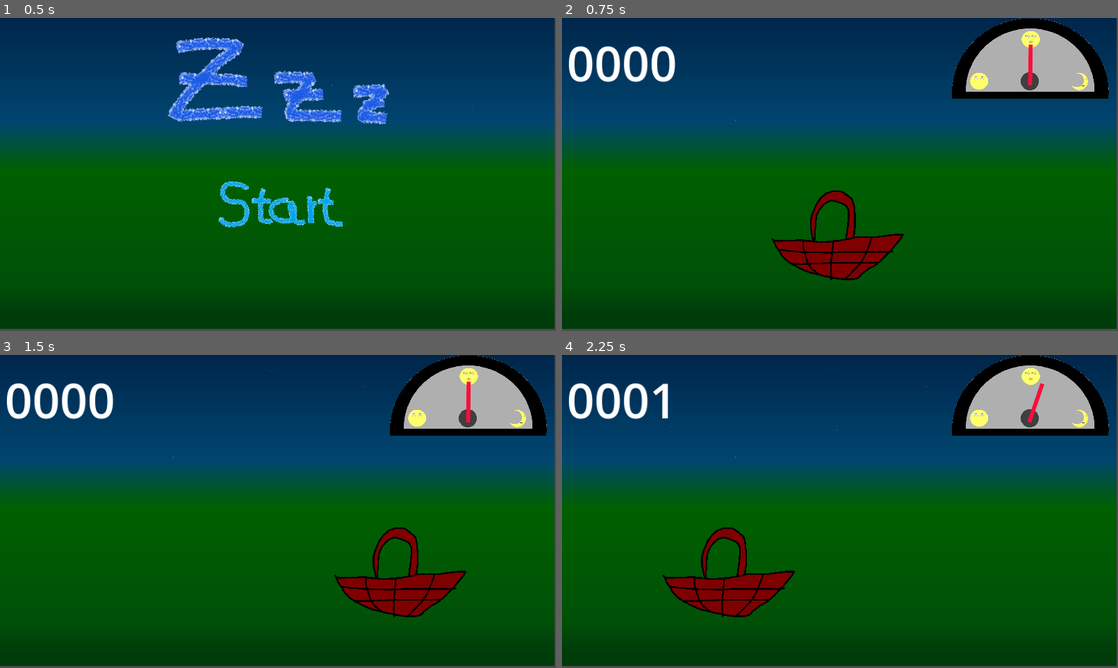
Above: before the commit, frames 1-4 (two rows, left to right).
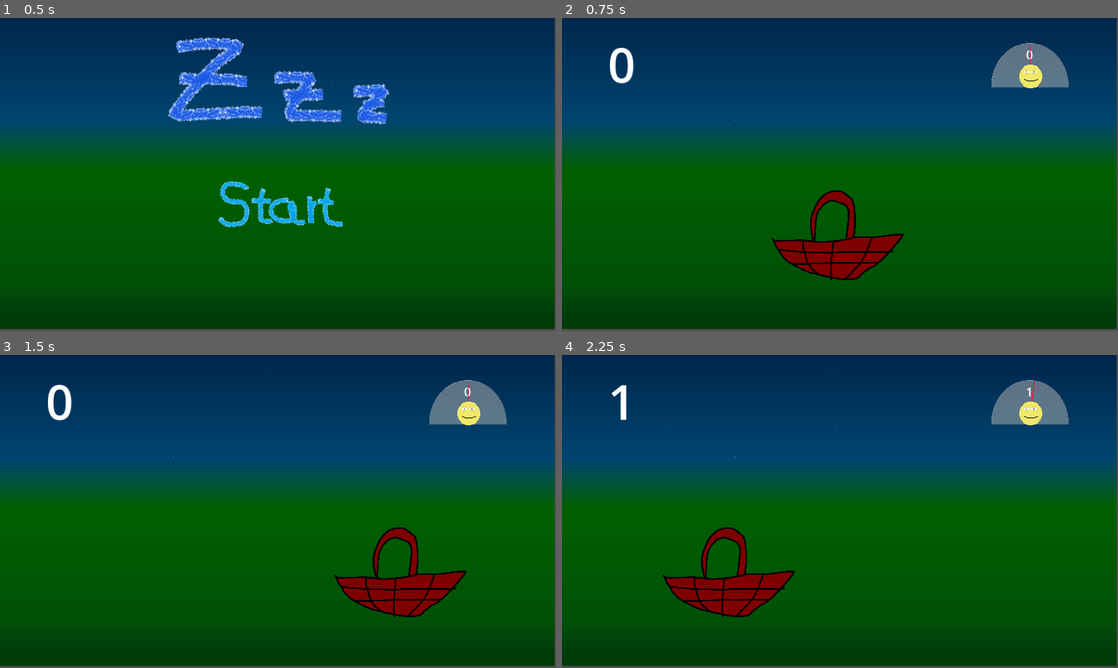
Above: after the commit, the same moments.

Repository: Glow-Project/gwj-55
Game: Godot game, scene res://menu.tscn
The game is run twice, just before and just after one commit, with the same random seed, the same clock (stepped at 60 frames per second) and the same inputs.
Inputs (mouse positions are in pixels of both pictures, inside the frame that each line leads up to):
- Up to frame 1 (0.5 s): no input
- Up to frame 2 (0.75 s): click (840, 205) at 0.5 s
- Up to frame 3 (1.5 s): tap Enter at 1.25 s; move the mouse to (400, 495) at 1.27 s
- Up to frame 4 (2.25 s): move the mouse to (728, 527) at 2.02 s

Frame 1 is identical in both runs. In frame 2, 7.0% of the frame differs, in the area x 1-99%, y 0-26%; in frame 3, 7.0%; in frame 4, 6.9%.

Commit message:
scenes: rework tacho

Diff:
--- a/Counter.gd
+++ b/Counter.gd
@@ -6,7 +6,11 @@
 	update()
 
 func update() -> void:
-	text = str(score).pad_zeros(4)
+	text = str(score)
+	if score < 0:
+		add_theme_color_override("font_color", "red")
+	else:
+		add_theme_color_override("font_color", "white")
 
 func add_score(points:int) -> void :
 	score += points
--- a/counter.tscn
+++ b/counter.tscn
@@ -3,6 +3,7 @@
 [ext_resource type="Script" path="res://Counter.gd" id="1_smed5"]
 
 [sub_resource type="SystemFont" id="SystemFont_76w7x"]
+subpixel_positioning = 0
 
 [sub_resource type="Theme" id="Theme_ice74"]
 default_font = SubResource("SystemFont_76w7x")
@@ -15,5 +16,8 @@
 grow_horizontal = 2
 grow_vertical = 2
 theme = SubResource("Theme_ice74")
-text = "0000"
+text = "0
+"
+horizontal_alignment = 1
+vertical_alignment = 1
 script = ExtResource("1_smed5")
--- a/tacho.gd
+++ b/tacho.gd
@@ -3,22 +3,36 @@
 signal fallen_asleep()
 signal woken_up()
 
-@export var total:float = 10
-@onready var score:float = 0
+@export var total:int = 30
+@onready var score:int = 0
 
 var event_emitted:bool = false
+
+func _ready():
+	$Emoji.play("half_sleeping")
 
 # Called every frame. 'delta' is the elapsed time since the previous frame.
 func _process(delta):
 	$Needle.global_rotation_degrees = clamp(180/total*score + 90.0, 0, 180)
 
+	var animation = "half_sleeping"
+	if score >= total/4:
+		animation = "asleep"
+	elif score <= -total/4:
+		animation = "awake"
+
+	if $Emoji.animation != animation:
+		$Emoji.play(animation)
+
 func inc()->void:
+	$Counter.add_score(1)
 	score = min(score+1, total)
 	if score == total and !event_emitted:
 		emit_signal("fallen_asleep")
 		event_emitted = true
 
 func dec()->void:
+	$Counter.add_score(-1)
 	score = max(score-1, -total)
 	if score == total and !event_emitted:
 		emit_signal("woken_up")
--- a/tacho.tscn
+++ b/tacho.tscn
@@ -1,8 +1,10 @@
-[gd_scene load_steps=4 format=3 uid="uid://c60r414l87mea"]
+[gd_scene load_steps=6 format=3 uid="uid://c60r414l87mea"]
 
 [ext_resource type="Script" path="res://tacho.gd" id="1_r5mo0"]
 [ext_resource type="Texture2D" uid="uid://ljpobgyeclcb" path="res://tacho_scale.png" id="1_ve4pj"]
 [ext_resource type="Texture2D" uid="uid://dvcn6ynijctx2" path="res://tacho_needle.png" id="2_ncgm3"]
+[ext_resource type="PackedScene" uid="uid://xkho8sp45eiy" path="res://counter.tscn" id="3_2pbny"]
+[ext_resource type="SpriteFrames" uid="uid://bq7svfchbfxxr" path="res://emoji.tres" id="5_ogubs"]
 
 [node name="Tacho" type="Node2D"]
 scale = Vector2(0.5, 0.5)
@@ -10,11 +12,32 @@
 
 [node name="Scale" type="Sprite2D" parent="."]
 texture_filter = 1
+position = Vector2(-1.00001, 28)
+scale = Vector2(0.602446, 0.700297)
 texture = ExtResource("1_ve4pj")
 
+[node name="Counter" parent="." instance=ExtResource("3_2pbny")]
+anchors_preset = 0
+anchor_right = 0.0
+anchor_bottom = 0.0
+offset_left = -116.0
+offset_top = -88.0
+offset_right = 112.0
+offset_bottom = 57.0
+grow_horizontal = 1
+grow_vertical = 1
+theme_override_font_sizes/font_size = 50
+text = "0"
+
 [node name="Needle" type="Sprite2D" parent="."]
-position = Vector2(-0.87439, 99.1149)
-rotation = 1.5708
-scale = Vector2(0.797968, 0.843028)
+position = Vector2(-0.87439, 99.4329)
+scale = Vector2(0.797968, 0.214286)
 texture = ExtResource("2_ncgm3")
 offset = Vector2(-91.6317, -2.02003)
+
+[node name="Emoji" type="AnimatedSprite2D" parent="."]
+texture_filter = 1
+position = Vector2(2, 74)
+scale = Vector2(3, 3)
+sprite_frames = ExtResource("5_ogubs")
+animation = &"asleep"
Binary file changed: tacho_scale.png
